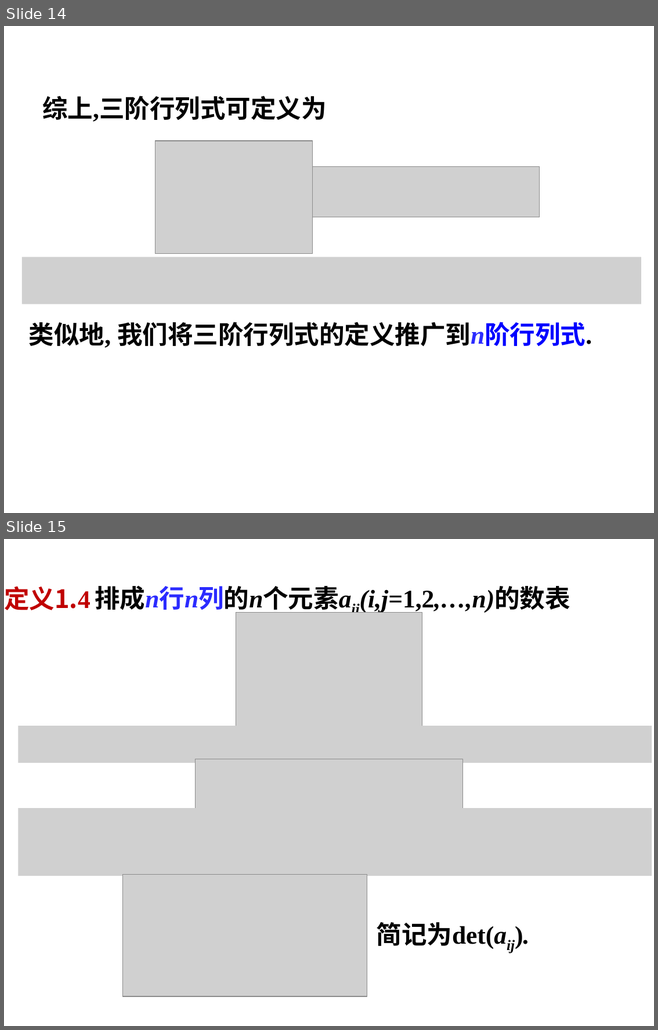
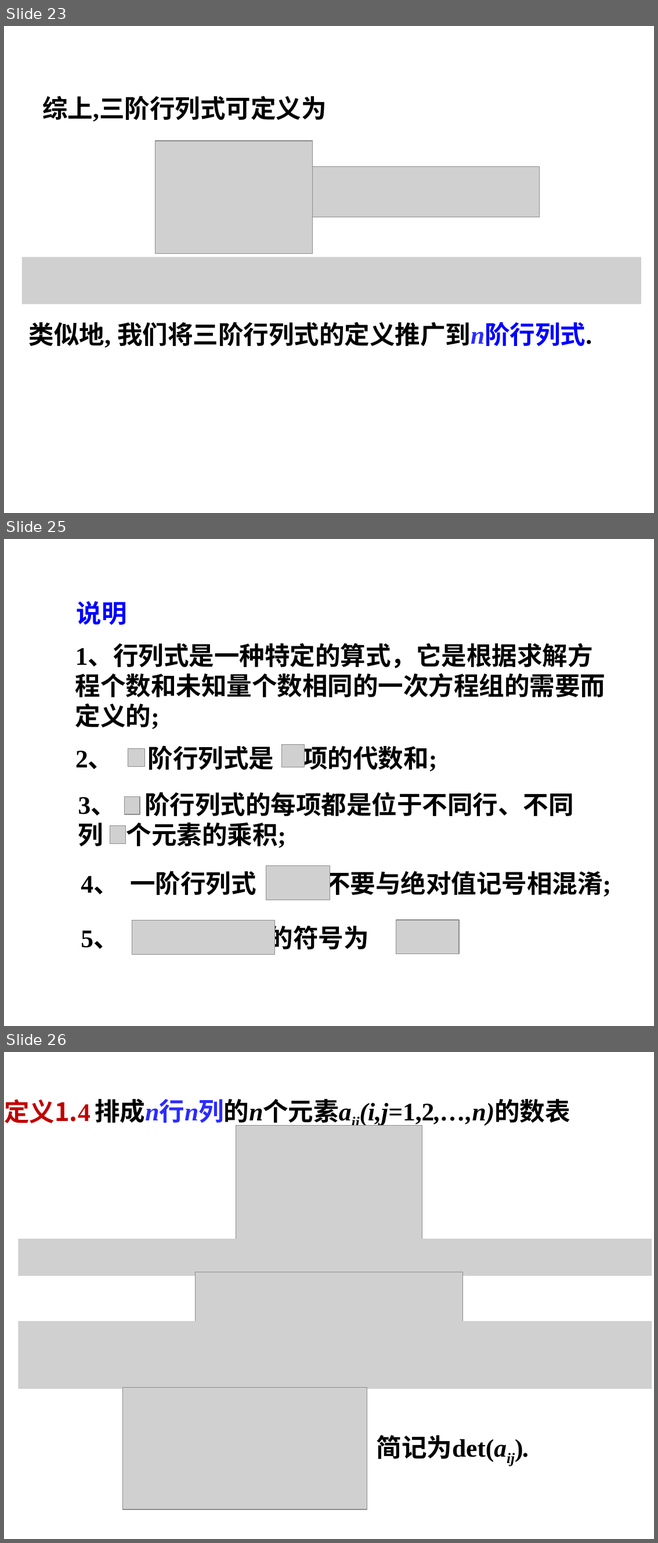
Before and after one commit to zeemeil/zeemeil.github.io, a slide deck: files/2025_2_LM/1005_0102.pptx. Shown one above the other, each under a label of ours: slides 14 and 15 before the commit, slides 23, 25 and 26 after it; the slides between them are not shown. The pictures are 658x1030 and 658x1543 pixels, drawn with LibreOffice and Linux fonts; fonts in the diff are those of the drawing; grey boxes stand for pictures; background and template pictures are left out. Boxes give left, top, right and bottom in pixels: in the first picture for what was removed or moved away, otherwise in the second. Text is boxed around its words. In the diff, an @@ line names an element or a change of style, - is before the commit and + after.

```diff
--- a/files/2025_2_LM/1005_0102.pptx
+++ b/files/2025_2_LM/1005_0102.pptx
@@ slide 25 added at bbox=[4, 539, 654, 1026], background picture (left out) @@
@@ text added at bbox=[76, 601, 127, 625], 28 pt, text #0000FF, bold @@
+说明
@@ text added at bbox=[75, 645, 605, 729], 28 pt, text #000000, bold @@
+1、行列式是一种特定的算式，它是根据求解方程个数和未知量个数相同的一次方程组的需要而定义的;
@@ text added at bbox=[75, 744, 437, 772], 28 pt, text #000000, bold @@
+2、 阶行列式是 项的代数和;
@@ picture added at bbox=[281, 745, 304, 768] @@
@@ picture added at bbox=[128, 749, 144, 767] @@
@@ text added at bbox=[78, 792, 573, 848], 28 pt, text #000000, bold @@
+3、 阶行列式的每项都是位于不同行、不同列 个元素的乘积;
@@ picture added at bbox=[124, 797, 140, 815] @@
@@ picture added at bbox=[110, 826, 125, 844] @@
@@ text added at bbox=[81, 867, 611, 899], 28 pt, text #000000, bold @@
+4、 一阶行列式 不要与绝对值记号相混淆;
@@ picture added at bbox=[266, 866, 330, 900] @@
@@ picture added at bbox=[132, 920, 274, 955] @@
@@ picture added at bbox=[396, 920, 459, 955] @@
@@ text added at bbox=[81, 922, 369, 954], 28 pt, text #000000, bold @@
+5、 的符号为
@@ what was slide 14 is now slide 23 @@
@@ what was slide 15 is now slide 26 @@
```
Also in this commit, not shown: 18 other slides added, 2 slides removed, 2 other files.
